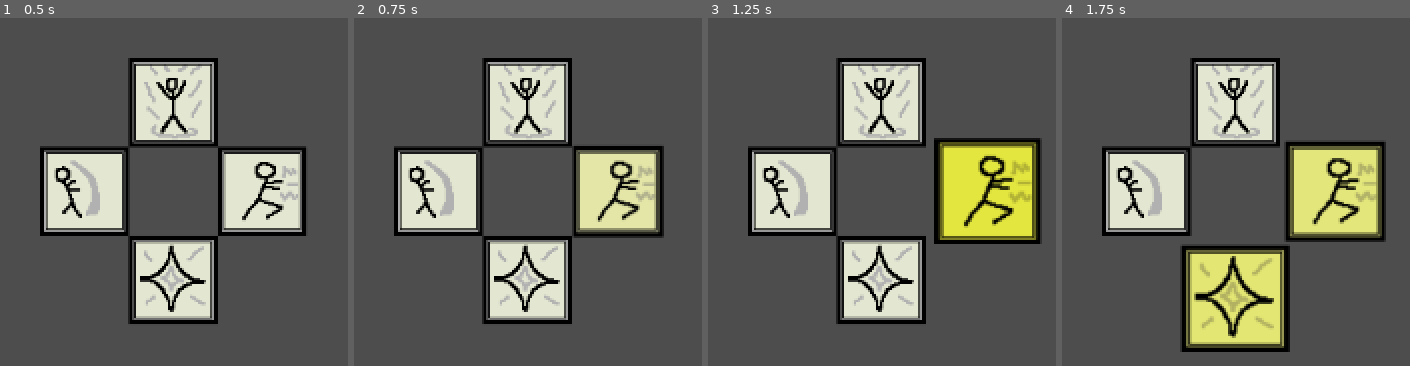
Above: before the commit, frames 1-4 (left to right).
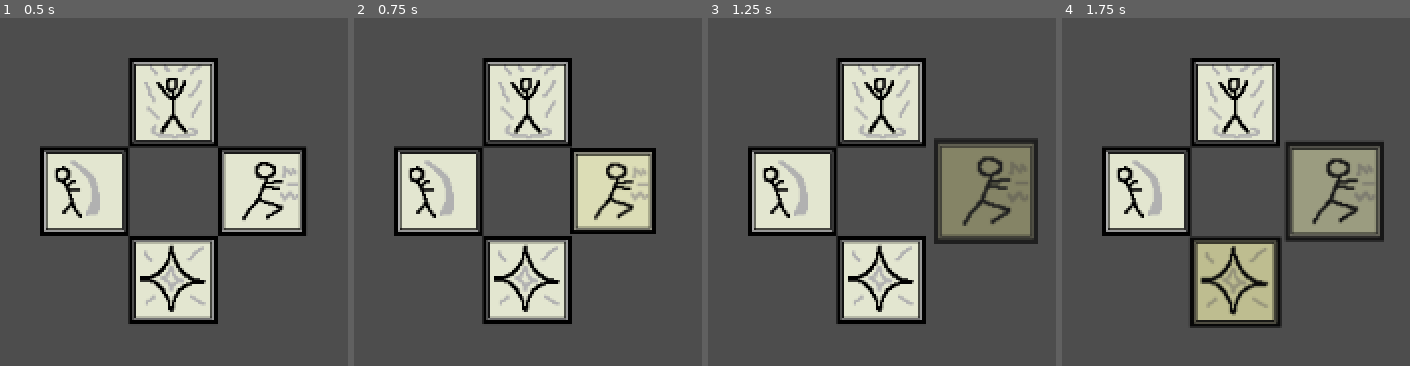
Above: after the commit, the same moments.

Repository: SamBumgardner/final-midnight
Game: Godot game, scene res://gameplay/test_scene.tscn
Two runs of this game, one before a commit and one after it. Both use one fixed random seed, a clock stepped at 60 frames per second and the inputs below.
Inputs:
- Up to frame 1 (0.5 s): no input
- Up to frame 2 (0.75 s): tap Enter (ui_accept) at 0.5, 0.6 s; hold Right (ui_right) from 0.53 s (still down)
- Up to frame 3 (1.25 s): keep holding Right (ui_right); tap Enter (ui_accept) at 0.77, 1.07 s
- Up to frame 4 (1.75 s): release Right (ui_right) at 1.28 s; hold Down (ui_down) from 1.28 s (still down); tap Enter (ui_accept) at 1.35, 1.52 s

Frame 1 is identical in both runs. In frame 2, 4.1% of the frame differs, in the area x 62-90%, y 36-64%; in frame 3, 9.1%; in frame 4, 17%, in the area x 33-94%, y 35-96%.

Commit message:
add disable action functionality

Diff:
--- /dev/null
+++ b/gameplay/test_scene.gd
@@ -0,0 +1,12 @@
+extends Node2D
+
+signal new_round
+
+# Called when the node enters the scene tree for the first time.
+func _ready():
+	connect("new_round", $ControlPalette._on_new_round)
+
+# Called every frame. 'delta' is the elapsed time since the previous frame.
+func _process(delta):
+	if Input.is_action_just_pressed("ui_accept"):
+		emit_signal("new_round")
--- a/gameplay/test_scene.tscn
+++ b/gameplay/test_scene.tscn
@@ -1,8 +1,10 @@
-[gd_scene load_steps=2 format=3 uid="uid://pisy0gdtckj2"]
+[gd_scene load_steps=3 format=3 uid="uid://pisy0gdtckj2"]
 
+[ext_resource type="Script" path="res://gameplay/test_scene.gd" id="1_q6wjb"]
 [ext_resource type="PackedScene" uid="uid://dkh85xxdd1ipo" path="res://player/ControlPalette/control_palette.tscn" id="1_ts6s5"]
 
 [node name="test_scene" type="Node2D"]
+script = ExtResource("1_q6wjb")
 
 [node name="ControlPalette" parent="." instance=ExtResource("1_ts6s5")]
 position = Vector2(569, 330)
--- a/player/ControlPalette/ControlPalette.gd
+++ b/player/ControlPalette/ControlPalette.gd
@@ -25,25 +25,45 @@
 func _ready():
 	pass
 
-func _on_action_complete():
+func _on_new_round():
 	previous_action = current_action
 	current_action = Actions.NONE
+	if previous_action != Actions.NONE:
+		action_sprites[previous_action].deactivate()
 
-func _get_first_valid_input(input_retrieval_method):
+	var previously_disabled_actions = []
+	previously_disabled_actions.append_array(disabled_actions)
+	disabled_actions = determine_disabled_actions()
+
+	for action in previously_disabled_actions:
+		if action not in disabled_actions:
+			action_sprites[action].enable()
+	for action in disabled_actions:
+		action_sprites[action].disable()
+
+func determine_disabled_actions():
+	var actions_to_disable = []
+	if previous_action != Actions.NONE:
+		actions_to_disable.append(previous_action)
+
+	return actions_to_disable
+
+func _get_all_valid_inputs(input_retrieval_method):
+	var valid_inputs = []
 	for input in input_mapping:
 		if input_mapping[input] not in disabled_actions and input_retrieval_method.call(input):
-			return input_mapping[input]
-	return Actions.NONE
+			valid_inputs.append(input_mapping[input])
+	return valid_inputs
 
-func _check_action_changed():
-	var pressed_action = Actions.NONE
-	pressed_action = _get_first_valid_input(Input.is_action_just_pressed)
+func _update_pressed_actions_stack():
+	var just_pressed_actions = _get_all_valid_inputs(Input.is_action_just_pressed)
+	pressed_actions_stack.append_array(just_pressed_actions)
 
-	if pressed_action == Actions.NONE:
-		if _get_first_valid_input(Input.is_action_just_released) != Actions.NONE:
-			pressed_action = _get_first_valid_input(Input.is_action_pressed)
+	var just_released_actions = _get_all_valid_inputs(Input.is_action_just_released)
+	for action in just_released_actions:
+		pressed_actions_stack.remove_at(pressed_actions_stack.find(action))
 
-	return pressed_action
+	return pressed_actions_stack
 
 func _action_selected(action):
 	if action != Actions.NONE and action != current_action:
@@ -53,5 +73,6 @@
 		action_sprites[current_action].activate()
 
 func _process(delta):
-	var new_action = _check_action_changed()
-	_action_selected(new_action)
+	_update_pressed_actions_stack()
+	if !pressed_actions_stack.is_empty():
+		_action_selected(pressed_actions_stack.back())
--- a/player/ControlPalette/ControlPaletteAction.gd
+++ b/player/ControlPalette/ControlPaletteAction.gd
@@ -7,14 +7,30 @@
 var tween_all = []
 var tween_deactivate
 var tween_activate
+var tween_disable
+var tween_enable
 
 # Called when the node enters the scene tree for the first time.
 func _ready():
 	tween_all.append(_init_tween_deactivate())
 	tween_all.append(_init_tween_activate())
+	tween_all.append(_init_tween_disable())
+	tween_all.append(_init_tween_enable())
 
 func _init_tween_disable():
-	pass
+	tween_disable = create_tween()
+	tween_disable.parallel().tween_property(self, "self_modulate", Color(Color.GRAY, .5), TWEEN_DURATION_MAX) \
+		.set_trans(Tween.TRANS_CUBIC);
+	tween_disable.stop()
+	tween_disable.connect("finished", tween_disable.stop)
+	return tween_disable
+
+func _init_tween_enable():
+	tween_enable = create_tween()
+	tween_enable.parallel().tween_property(self, "self_modulate", Color.WHITE, TWEEN_DURATION_MAX)
+	tween_enable.stop()
+	tween_enable.connect("finished", tween_enable.stop)
+	return tween_enable
 
 func _init_tween_deactivate():
 	tween_deactivate = create_tween()
@@ -29,7 +45,7 @@
 	tween_activate = create_tween();
 	tween_activate.parallel().tween_property(self, "scale", Vector2.ONE * 1.2, .5) \
 		.set_trans(Tween.TRANS_BACK);
-	tween_activate.parallel().tween_property(self, "modulate", Color.YELLOW, TWEEN_DURATION_MAX)
+	tween_activate.parallel().tween_property(self, "modulate", Color.PALE_GOLDENROD, .5)
 	tween_activate.stop()
 	tween_activate.connect("finished", tween_activate.stop)
 	return tween_activate
@@ -42,6 +58,13 @@
 	tween_deactivate.stop()
 	tween_activate.play()
 
+func disable():
+	tween_enable.stop()
+	tween_disable.play()
+
+func enable():
+	tween_disable.stop()
+	tween_enable.play()
 
 func _process(delta):
 	pass
